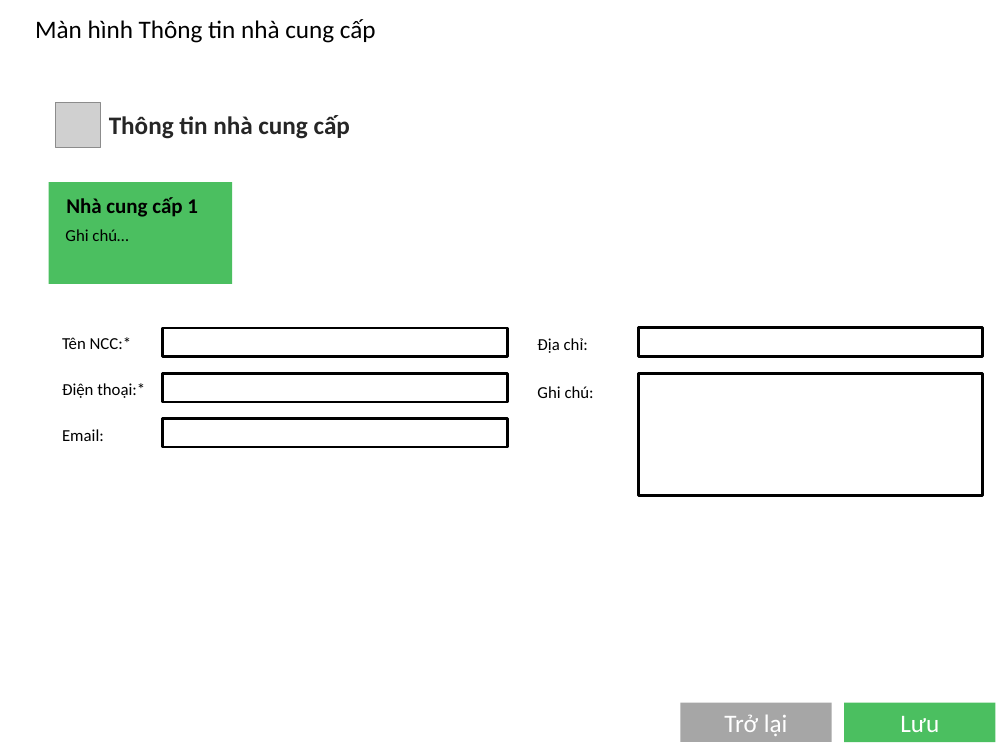
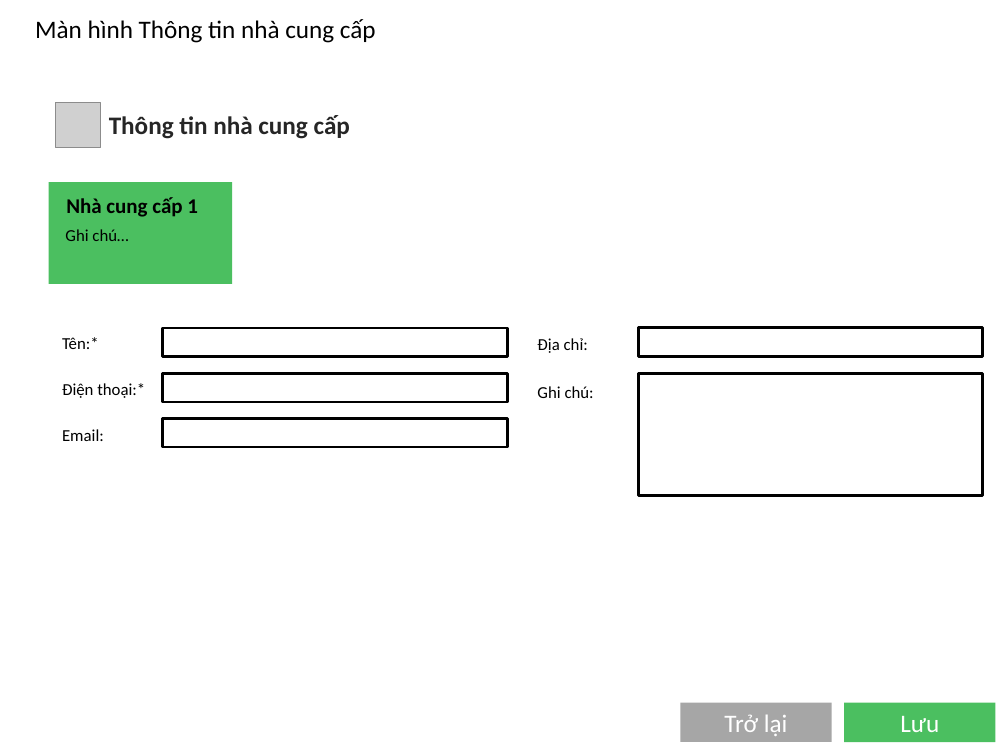
Before and after one commit to TrdHuy/Pharmacy, a slide deck: slide 20 of Pharmacy/UXUI/PagesUI.pptx. Drawn at 1008x756 pixels with LibreOffice and Linux fonts; fonts in the diff are those of the drawing; grey boxes stand for pictures; background and template pictures are left out. Boxes give left, top, right and bottom in pixels: in the first picture for what was removed or moved away, otherwise in the second. Text is boxed around its words. In the diff, an @@ line names an element or a change of style, - is before the commit and + after.

```diff
--- a/Pharmacy/UXUI/PagesUI.pptx
+++ b/Pharmacy/UXUI/PagesUI.pptx
@@ text at (62, 337, 99, 349): text changed @@
-Tên NCC:*
+Tên:*
```
Also in this commit, not shown: 1 other slide changed, 16 other files.
